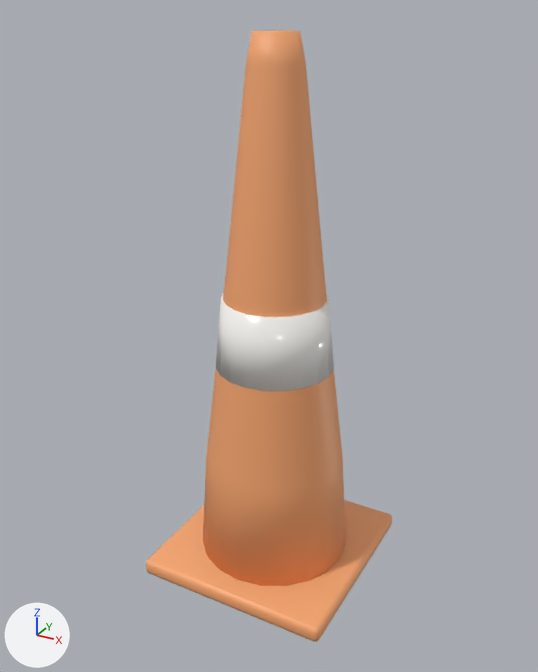
Two versions of the glTF model assets/models/prop_cone.glb, one commit apart.
Before and after are seen from a 50 mm camera at (0.249, -0.462, 0.433) aimed at (-0.003, -0.004, 0.205). The lights are fixed; the arrows at lower left show +X, +Y and +Z. The first picture is the older version.

The older version as bpy lines, for what is in view:
```python
mat_cone_orange = principled_material('cone_orange')
mat_cone_orange.base_color = (0.941, 0.392, 0.165)  # orange #f8a871
me_base = bpy.data.meshes.new('base')
me_base.from_pydata(...)  # 238 vertices, 464 faces; spans x -0.08..0.08, y -0.08..0.08, z -0.007..0.413
# faces by material slot: [308, 156]
me_base.materials.append(mat_cone_orange)  # orange #f8a871
me_base.materials.append(mat_cone_reflect)  # white #faf8f4
ob_prop_cone = bpy.data.objects.new('prop_cone', me_base)
ob_prop_cone.location = (0.0, 0.0, 0.007)
```
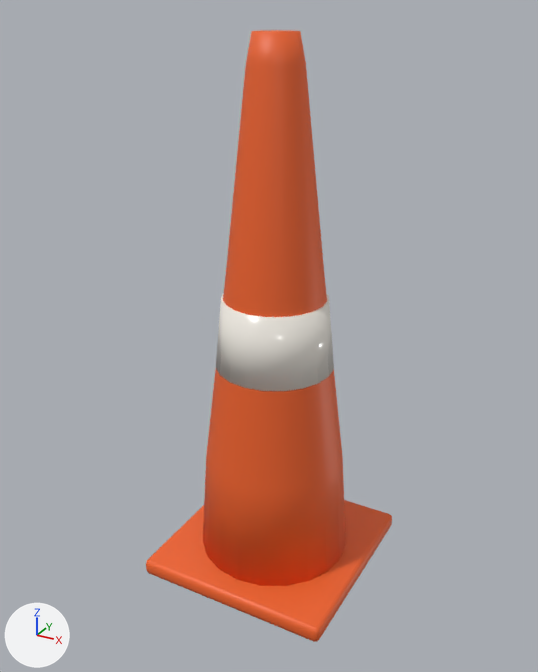
Pixel boxes (x1, y1, x2, y2) of what changed, in the pictures (538 x 672 px):
'prop_cone', recoloured (darker)
    both: (146, 30, 392, 642)

What the commit changed:
Material 'cone_orange' (mat_cone_orange) changes colour from orange #f8a871 to orange #f0642a; in linear values from (0.941, 0.392, 0.165) to (0.871, 0.127, 0.0232).
